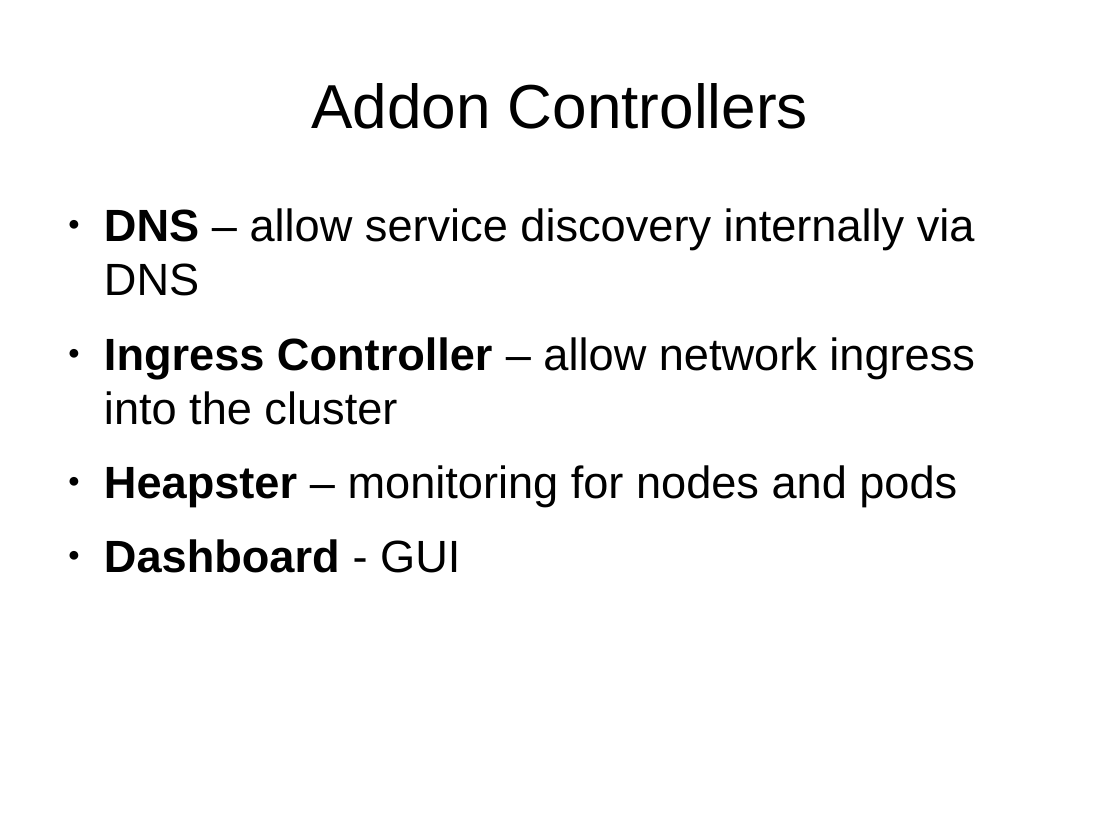
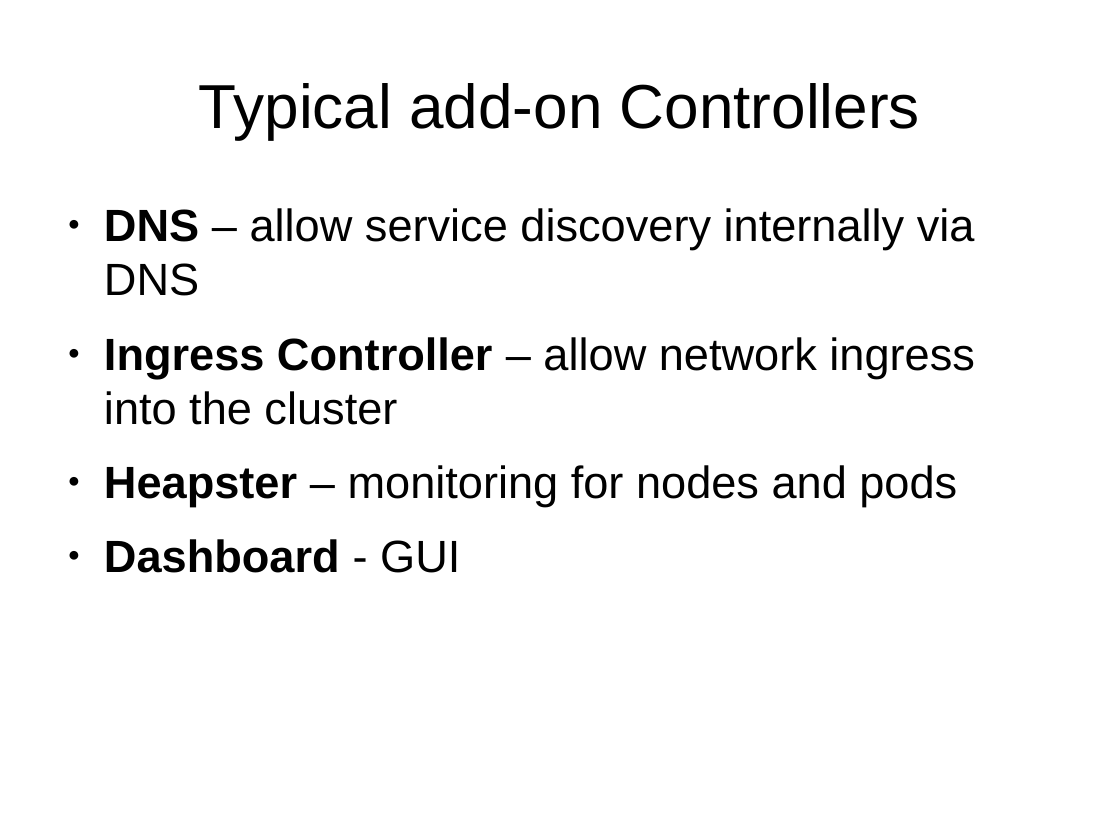
Before and after one commit to ajmaidak/qclug-kubernetes-presto, a slide deck: slide 9 of Kubernetes.odp. Drawn at 1120x840 pixels with LibreOffice and Linux fonts; fonts in the diff are those of the drawing. Boxes give left, top, right and bottom in pixels: in the first picture for what was removed or moved away, otherwise in the second. Text is boxed around its words. In the diff, an @@ line names an element or a change of style, - is before the commit and + after.

Commit message:
Spelling Updates

```diff
--- a/Kubernetes.odp
+++ b/Kubernetes.odp
@@ title at (199,83,920,139): text changed @@
-Addon Controllers
+Typical add-on Controllers
```
Also in this commit, not shown: 5 other slides changed.
